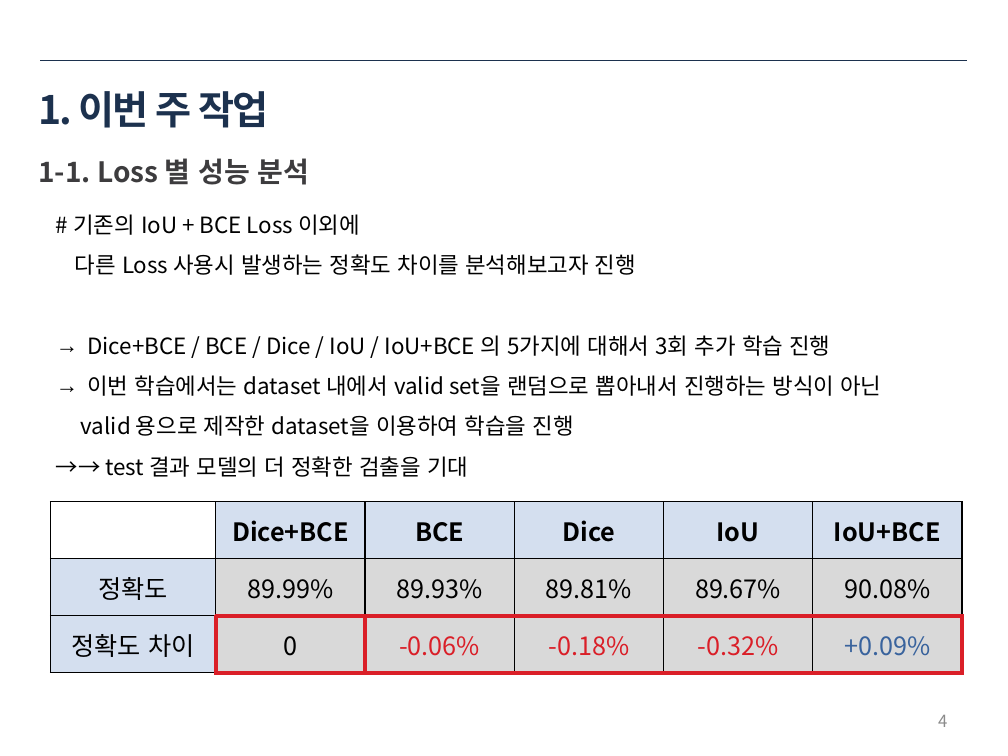
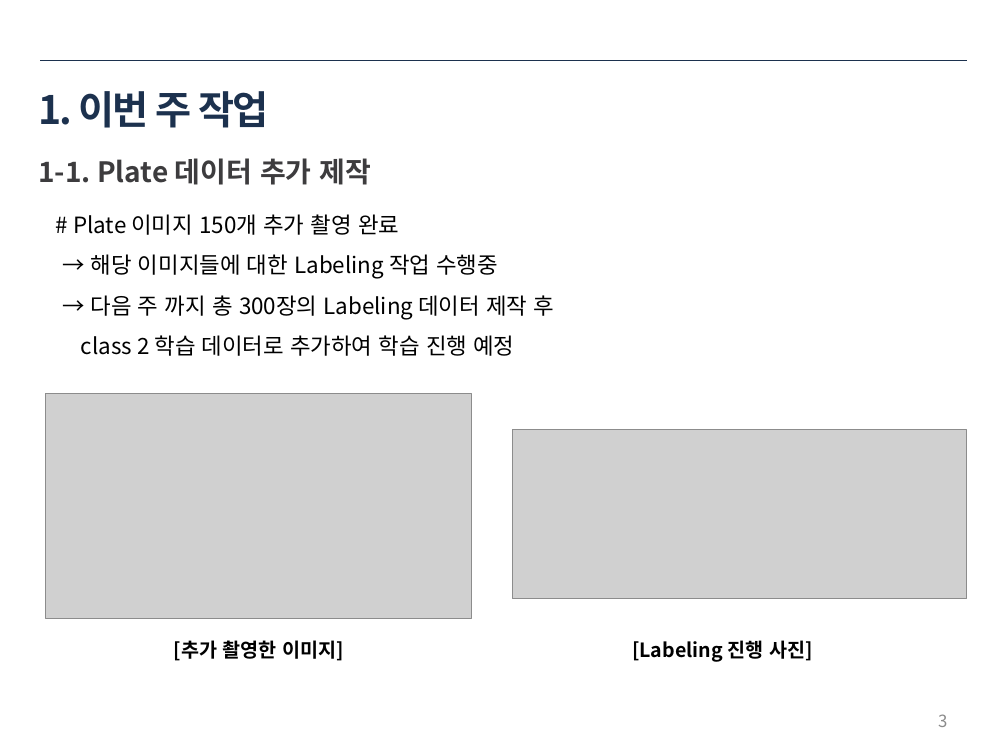
Before and after one commit to ssh6189/2022.01.15, a slide deck: slide 3 of 2022년 1월 15일 용접자동화로봇.pptx (slide 4 before the commit). Drawn at 1008x756 pixels with LibreOffice and Linux fonts; fonts in the diff are those of the drawing; grey boxes stand for pictures. Boxes give left, top, right and bottom in pixels: in the first picture for what was removed or moved away, otherwise in the second. Text is boxed around its words. In the diff, an @@ line names an element or a change of style, - is before the commit and + after.

```diff
--- a/2022년 1월 15일 용접자동화로봇.pptx
+++ b/2022년 1월 15일 용접자동화로봇.pptx
@@ text at (x1=38, y1=158, x2=372, y2=185): text changed @@
-1-1. Loss 별 성능 분석
+1-1. Plate 데이터 추가 제작
@@ text at (x1=73, y1=214, x2=555, y2=356): text changed @@
-# 기존의 IoU + BCE Loss 이외에
-다른 Loss 사용시 발생하는 정확도 차이를 분석해보고자 진행
-→ Dice+BCE / BCE / Dice / IoU / IoU+BCE 의 5가지에 대해서 3회 추가 학습 진행
-→ 이번 학습에서는 dataset 내에서 valid set을 랜덤으로 뽑아내서 진행하는 방식이 아닌
-valid 용으로 제작한 dataset을 이용하여 학습을 진행
-→→ test 결과 모델의 더 정확한 검출을 기대
+# Plate 이미지 150개 추가 촬영 완료
+→ 해당 이미지들에 대한 Labeling 작업 수행중
+→ 다음 주 까지 총 300장의 Labeling 데이터 제작 후
+class 2 학습 데이터로 추가하여 학습 진행 예정
@@ picture added at (x1=46, y1=393, x2=472, y2=619) @@
@@ picture added at (x1=512, y1=429, x2=967, y2=599) @@
@@ table removed at (x1=50, y1=502, x2=962, y2=673), 3 rows, 6 columns @@
- | Dice+BCE | BCE | Dice | IoU | IoU+BCE
-정확도 | 89.99% | 89.93% | 89.81% | 89.67% | 90.08%
-정확도 차이 | 0 | -0.06% | -0.18% | -0.32% | +0.09%
@@ text added at (x1=174, y1=640, x2=344, y2=661), 14 pt, text #000000, bold @@
+[추가 촬영한 이미지]
@@ text added at (x1=632, y1=640, x2=813, y2=662), 14 pt, text #000000, bold @@
+[Labeling 진행 사진]
@@ page number at (x1=938, y1=714, x2=947, y2=727): text changed @@
-4
+3
```
Also in this commit, not shown: 3 other slides changed, 4 slides added, 11 slides removed, 1 other file.
